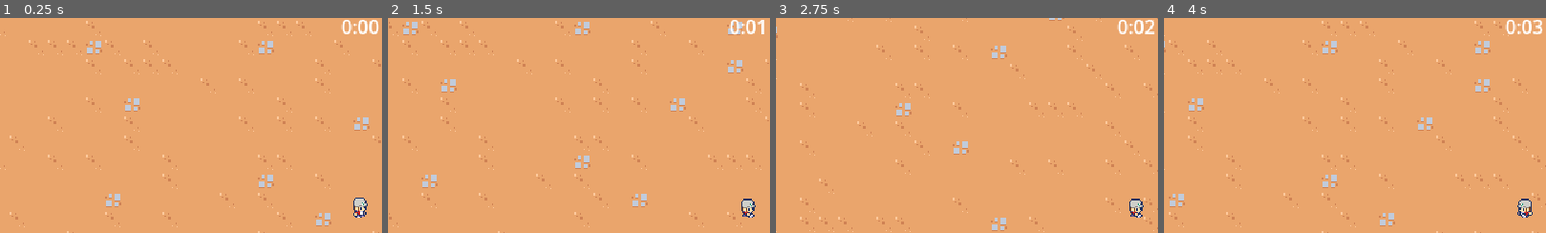
Above: before the commit, frames 1-4 (left to right).
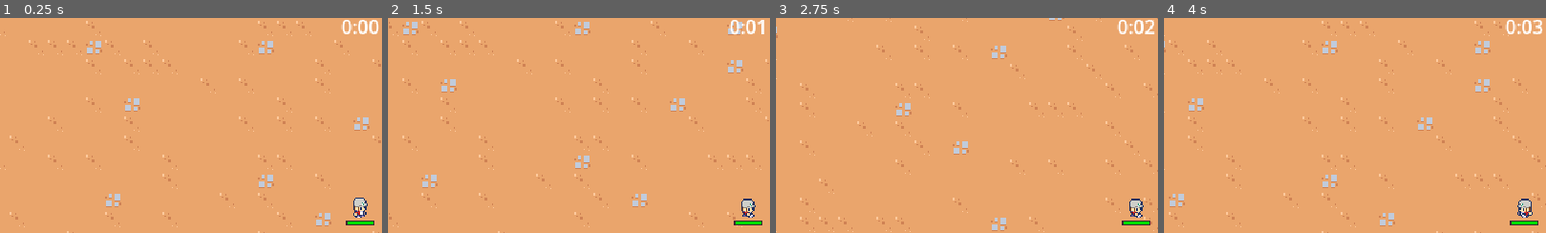
Above: after the commit, the same moments.

Repository: vhtargino/alien-cafe-project
Game: Godot game, scene res://scenes/main/main.tscn
Same seed, same stepped clock (60 frames per second), same inputs: the game is played once before the commit and once after it.
Inputs (mouse positions are % of the whole screen's width and height, from its top left):
- Up to frame 1 (0.25 s): no input
- Up to frame 2 (1.5 s): tap Enter at 0.5 s; move the mouse to (72, 45) at 0.52 s; press the mouse at (72, 45) at 0.53 s; hold D (move_right) 0.53-1.28 s; move the mouse to (30, 55) at 1.27 s; release the mouse at (30, 55) at 1.28 s; hold S (move_down) from 1.28 s (still down); click (30, 55) at 1.35 s
- Up to frame 3 (2.75 s): move the mouse to (60, 28) at 2.02 s; release S (move_down) at 2.03 s; press the mouse at (60, 28) at 2.03 s; hold D (move_right) from 2.03 s (still down)
- Up to frame 4 (4 s): move the mouse to (45, 70) at 2.77 s; release D (move_right) at 2.78 s; release the mouse at (45, 70) at 2.78 s; hold W (move_up) 2.78-3.53 s; click (45, 70) at 2.85 s; move the mouse to (80, 65) at 3.52 s; press the mouse at (80, 65) at 3.53 s; hold A (move_left) from 3.53 s (still down)
The pictures show only the part of the screen within x 3-53%, y 4-54%; the shares and areas given below are measured in that part.

The runs differ from the first frame. In frame 1, 0.2% of the frame differs, in the area x 90-98%, y 94-97%; in frame 2, 0.2%; in frame 3, 0.2%; in frame 4, 0.2%.

Commit message:
Health bar, vitória e game over

Diff:
--- a/project.godot
+++ b/project.godot
@@ -70,6 +70,7 @@
 2d_physics/layer_1="Terrain"
 2d_physics/layer_2="Player"
 2d_physics/layer_3="Enemy"
+2d_physics/layer_4="EnemyCollision"
 2d_physics/layer_5="PlayerPickup"
 
 [rendering]
--- a/scenes/ability/sword_ability_controller/sword_ability_controller.gd
+++ b/scenes/ability/sword_ability_controller/sword_ability_controller.gd
@@ -34,7 +34,8 @@
 	)
 
 	var sword_instance = sword_ability.instantiate() as SwordAbility
-	player.get_parent().add_child(sword_instance)
+	var foreground_layer = get_tree().get_first_node_in_group("foreground_layer")
+	foreground_layer.add_child(sword_instance)
 	sword_instance.hitbox_component.damage = damage
 
 	sword_instance.global_position = enemies[0].global_position
--- a/scenes/component/health_component.gd
+++ b/scenes/component/health_component.gd
@@ -2,6 +2,7 @@
 class_name HealthComponent
 
 signal died
+signal health_changed
 
 @export var max_health: float = 10
 var current_health
@@ -13,7 +14,14 @@
 
 func damage(damage_amount: float):
 	current_health = max(current_health - damage_amount, 0)
+	health_changed.emit()
 	Callable(check_death).call_deferred()
+
+
+func get_health_percent():
+	if max_health <= 0:
+		return 0
+	return min(current_health / max_health, 1)
 
 
 func check_death():
--- a/scenes/component/hitbox_component.tscn
+++ b/scenes/component/hitbox_component.tscn
@@ -3,6 +3,6 @@
 [ext_resource type="Script" uid="uid://bgw8jiu3nobtj" path="res://scenes/component/hitbox_component.gd" id="1_ncncx"]
 
 [node name="HitboxComponent" type="Area2D"]
-collision_layer = 4
+collision_layer = 8
 collision_mask = 0
 script = ExtResource("1_ncncx")
--- a/scenes/component/vial_drop_component.gd
+++ b/scenes/component/vial_drop_component.gd
@@ -21,5 +21,6 @@
 
 	var spawn_position = (owner as Node2D).global_position
 	var vial_instance = vial_scene.instantiate() as Node2D
-	owner.get_parent().add_child(vial_instance)
+	var entities_layer = get_tree().get_first_node_in_group("entities_layer")
+	entities_layer.add_child(vial_instance)
 	vial_instance.global_position = spawn_position
--- a/scenes/game_object/basic_enemy/basic_enemy.tscn
+++ b/scenes/game_object/basic_enemy/basic_enemy.tscn
@@ -13,8 +13,7 @@
 radius = 5.0
 
 [node name="BasicEnemy" type="CharacterBody2D" groups=["enemy"]]
-z_index = 1
-collision_layer = 4
+collision_layer = 12
 collision_mask = 6
 motion_mode = 1
 script = ExtResource("1_4fs2a")
@@ -26,6 +25,7 @@
 
 [node name="HurtboxComponent" parent="." node_paths=PackedStringArray("health_component") instance=ExtResource("4_elloc")]
 unique_name_in_owner = true
+collision_mask = 8
 health_component = NodePath("../HealthComponent")
 
 [node name="CollisionShape2D" type="CollisionShape2D" parent="HurtboxComponent"]
--- a/scenes/game_object/player/player.gd
+++ b/scenes/game_object/player/player.gd
@@ -1,61 +1,103 @@
 extends CharacterBody2D
 
+var horizontal_queue = []
+var vertical_queue = []
+
 var character_speed = 80
-
-#var horizontal_queue = []
-#var vertical_queue = []
+var number_colliding_bodies = 0
 
 @onready var sprite = %PlayerSprite
+@onready var health_component = $HealthComponent
+@onready var damage_interval_timer = $DamageIntervalTimer
+@onready var health_bar = $HealthBar
 
-func _process(_delta: float) -> void:
+
+func _ready():
+	$CollisionArea2D.body_entered.connect(on_body_entered)
+	$CollisionArea2D.body_exited.connect(on_body_exited)
+	damage_interval_timer.timeout.connect(on_damage_interval_timer_timeout)
+	health_component.health_changed.connect(on_health_changed)
+	update_health_display()
+
+
+func _process(_delta: float):
 	var movement_vector = get_movement_vector()
 	velocity = movement_vector.normalized() * character_speed
 	move_and_slide()
 
 
-func get_movement_vector():
-	var x_movement = Input.get_action_strength("move_right") - Input.get_action_strength("move_left")
-	var y_movement = Input.get_action_strength("move_down") - Input.get_action_strength("move_up")
+#func get_movement_vector():
+	#var x_movement = Input.get_action_strength("move_right") - Input.get_action_strength("move_left")
+	#var y_movement = Input.get_action_strength("move_down") - Input.get_action_strength("move_up")
+	#
+	#if Input.is_action_pressed("move_left") or Input.is_action_pressed("move_right") or Input.is_action_pressed("move_up") or Input.is_action_pressed("move_down"):
+		#sprite.play("player_walk")
+	#else:
+		#sprite.play("player_idle")
+		#
+	#if Input.is_action_pressed("move_left"):
+		#sprite.flip_h = true
+	#if Input.is_action_pressed("move_right"):
+		#sprite.flip_h = false
+	#
+	#return Vector2(x_movement, y_movement)
 
-	if Input.is_action_pressed("move_left") or Input.is_action_pressed("move_right") or Input.is_action_pressed("move_up") or Input.is_action_pressed("move_down"):
+
+func update_health_display():
+	health_bar.value = health_component.get_health_percent()
+
+
+func check_deal_damage():
+	if number_colliding_bodies == 0 or not damage_interval_timer.is_stopped():
+		return
+	health_component.damage(1)
+	damage_interval_timer.start()
+	print(health_component.current_health)
+
+
+func on_body_entered(other_body: Node2D):
+	number_colliding_bodies += 1
+	check_deal_damage()
+
+
+func on_body_exited(other_body: Node2D):
+	number_colliding_bodies -= 1
+
+
+func on_damage_interval_timer_timeout():
+	check_deal_damage()
+
+
+func on_health_changed():
+	update_health_display()
+
+
+func get_movement_vector() -> Vector2:
+	# Atualiza filas removendo teclas soltas e adicionando novas pressionadas
+	horizontal_queue = horizontal_queue.filter(Input.is_action_pressed)
+	vertical_queue = vertical_queue.filter(Input.is_action_pressed)
+
+	for action in ["move_right", "move_left"]:
+		if Input.is_action_just_pressed(action):
+			horizontal_queue.append(action)
+
+	for action in ["move_down", "move_up"]:
+		if Input.is_action_just_pressed(action):
+			vertical_queue.append(action)
+
+	if vertical_queue or horizontal_queue:
 		sprite.play("player_walk")
 	else:
 		sprite.play("player_idle")
 
-	if Input.is_action_pressed("move_left"):
+	if horizontal_queue and horizontal_queue[-1] == "move_left":
 		sprite.flip_h = true
-	if Input.is_action_pressed("move_right"):
+	if horizontal_queue and horizontal_queue[-1] == "move_right":
 		sprite.flip_h = false
 
-	return Vector2(x_movement, y_movement)
+	# Define os valores diretamente, eliminando verificações desnecessárias
+	var x_input = 1 if horizontal_queue and horizontal_queue[-1] == "move_right" else -1 if horizontal_queue else 0
+	var y_input = 1 if vertical_queue and vertical_queue[-1] == "move_down" else -1 if vertical_queue else 0
 
 
-#func get_movement_vector() -> Vector2:
-	## Atualiza filas removendo teclas soltas e adicionando novas pressionadas
-	#horizontal_queue = horizontal_queue.filter(Input.is_action_pressed)
-	#vertical_queue = vertical_queue.filter(Input.is_action_pressed)
-#
-	#for action in ["move_right", "move_left"]:
-		#if Input.is_action_just_pressed(action):
-			#horizontal_queue.append(action)
-#
-	#for action in ["move_down", "move_up"]:
-		#if Input.is_action_just_pressed(action):
-			#vertical_queue.append(action)
-#
-	#if vertical_queue or horizontal_queue:
-		#sprite.play("player_walk")
-	#else:
-		#sprite.play("player_idle")
-		#
-	#if horizontal_queue and horizontal_queue[-1] == "move_left":
-		#sprite.flip_h = true
-	#if horizontal_queue and horizontal_queue[-1] == "move_right":
-		#sprite.flip_h = false
-#
-	## Define os valores diretamente, eliminando verificações desnecessárias
-	#var x_input = 1 if horizontal_queue and horizontal_queue[-1] == "move_right" else -1 if horizontal_queue else 0
-	#var y_input = 1 if vertical_queue and vertical_queue[-1] == "move_down" else -1 if vertical_queue else 0
-#
-	#
-	#return Vector2(x_input, y_input)
+	return Vector2(x_input, y_input)
--- a/scenes/game_object/player/player.tscn
+++ b/scenes/game_object/player/player.tscn
@@ -1,32 +1,66 @@
-[gd_scene load_steps=6 format=3 uid="uid://duy34q0exwehe"]
+[gd_scene load_steps=10 format=3 uid="uid://duy34q0exwehe"]
 
 [ext_resource type="Script" uid="uid://dxlfrc1brodwd" path="res://scenes/game_object/player/player.gd" id="1_chboc"]
 [ext_resource type="PackedScene" uid="uid://hhx6iyx5cxh" path="res://scenes/ability/sword_ability_controller/sword_ability_controller.tscn" id="2_h7tiq"]
+[ext_resource type="PackedScene" uid="uid://c6exhv2qdl4nk" path="res://scenes/component/health_component.tscn" id="2_ss5pk"]
 [ext_resource type="SpriteFrames" uid="uid://dagtd40gw1ynx" path="res://resources/main_char_sprites.tres" id="2_vs77x"]
+
+[sub_resource type="StyleBoxFlat" id="StyleBoxFlat_ss5pk"]
+bg_color = Color(0.247059, 0.14902, 0.192157, 1)
+
+[sub_resource type="StyleBoxFlat" id="StyleBoxFlat_tj6oj"]
+bg_color = Color(0, 0.872664, 0, 1)
+border_width_left = 1
+border_width_top = 1
+border_width_right = 1
+border_width_bottom = 1
+border_color = Color(0.247059, 0.14902, 0.192157, 1)
 
 [sub_resource type="CircleShape2D" id="CircleShape2D_s3670"]
 radius = 32.0
+
+[sub_resource type="CircleShape2D" id="CircleShape2D_tj6oj"]
+radius = 7.0
 
 [sub_resource type="CircleShape2D" id="CircleShape2D_5y8wb"]
 radius = 5.0
 
 [node name="Player" type="CharacterBody2D" groups=["player"]]
-z_index = 1
 collision_layer = 2
 collision_mask = 0
 motion_mode = 1
 script = ExtResource("1_chboc")
 
+[node name="HealthComponent" parent="." instance=ExtResource("2_ss5pk")]
+
 [node name="AbilityManager" type="Node" parent="."]
 
 [node name="SwordAbilityController" parent="AbilityManager" instance=ExtResource("2_h7tiq")]
 
-[node name="Area2D" type="Area2D" parent="."]
+[node name="DamageIntervalTimer" type="Timer" parent="."]
+wait_time = 0.5
+one_shot = true
+
+[node name="HealthBar" type="ProgressBar" parent="."]
+custom_minimum_size = Vector2(24, 4)
+offset_left = -12.0
+offset_top = 2.0
+offset_right = 12.0
+offset_bottom = 6.0
+pivot_offset = Vector2(12, 2)
+theme_override_styles/background = SubResource("StyleBoxFlat_ss5pk")
+theme_override_styles/fill = SubResource("StyleBoxFlat_tj6oj")
+max_value = 1.0
+value = 0.5
+show_percentage = false
+
+[node name="PickupArea2D" type="Area2D" parent="."]
+visible = false
 position = Vector2(0, -5)
 collision_layer = 16
 collision_mask = 0
 
-[node name="CollisionShape2D" type="CollisionShape2D" parent="Area2D"]
+[node name="CollisionShape2D" type="CollisionShape2D" parent="PickupArea2D"]
 shape = SubResource("CircleShape2D_s3670")
 
 [node name="PlayerSprite" type="AnimatedSprite2D" parent="."]
@@ -35,7 +69,17 @@
 animation = &"player_walk"
 offset = Vector2(0, -10)
 
+[node name="CollisionArea2D" type="Area2D" parent="."]
+visible = false
+position = Vector2(0, -6)
+collision_layer = 0
+collision_mask = 8
+
+[node name="CollisionShape2D" type="CollisionShape2D" parent="CollisionArea2D"]
+shape = SubResource("CircleShape2D_tj6oj")
+
 [node name="CollisionShape2D" type="CollisionShape2D" parent="."]
+visible = false
 position = Vector2(0, -5)
 shape = SubResource("CircleShape2D_5y8wb")
 
--- /dev/null
+++ b/scenes/main/main.gd
@@ -0,0 +1,13 @@
+extends Node2D
+
+@export var end_screen_scene: PackedScene
+
+
+func _ready():
+	%Player.health_component.died.connect(on_player_died)
+
+
+func on_player_died():
+	var end_screen_instance = end_screen_scene.instantiate()
+	add_child(end_screen_instance)
+	end_screen_instance.set_defeat()
--- a/scenes/main/main.tscn
+++ b/scenes/main/main.tscn
@@ -1,16 +1,19 @@
-[gd_scene load_steps=9 format=4 uid="uid://c6vego054goa6"]
+[gd_scene load_steps=11 format=4 uid="uid://c6vego054goa6"]
 
+[ext_resource type="Script" uid="uid://bpcmci87vc2r8" path="res://scenes/main/main.gd" id="1_b1x3f"]
 [ext_resource type="PackedScene" uid="uid://e4jpc4yocvno" path="res://scenes/manager/enemy_manager/enemy_manager.tscn" id="1_bu345"]
 [ext_resource type="PackedScene" uid="uid://duy34q0exwehe" path="res://scenes/game_object/player/player.tscn" id="1_epw2h"]
 [ext_resource type="TileSet" uid="uid://cjus4s76be4k4" path="res://resources/tileset.tres" id="1_ofl7a"]
 [ext_resource type="PackedScene" uid="uid://om3dwg1ecqln" path="res://scenes/manager/arena_time_manager/arena_time_manager.tscn" id="2_6q06x"]
+[ext_resource type="PackedScene" uid="uid://da6rj72jqwqbt" path="res://scenes/ui/end_screen.tscn" id="2_a8run"]
 [ext_resource type="PackedScene" uid="uid://1kuoy5l1c0be" path="res://scenes/ui/experience_bar.tscn" id="2_hujxm"]
 [ext_resource type="PackedScene" uid="uid://dtlqrknqemekh" path="res://scenes/manager/experience_manager/experience_manager.tscn" id="4_hujxm"]
 [ext_resource type="PackedScene" uid="uid://cgo6p22slx0sn" path="res://scenes/ui/arena_time_ui.tscn" id="4_l3cfh"]
 [ext_resource type="PackedScene" uid="uid://cegr05gx1wvyo" path="res://scenes/manager/upgrade_manager/upgrade_manager.tscn" id="6_yyfjg"]
 
 [node name="Main" type="Node2D"]
-y_sort_enabled = true
+script = ExtResource("1_b1x3f")
+end_screen_scene = ExtResource("2_a8run")
 
 [node name="ArenaTimeUI" parent="." node_paths=PackedStringArray("arena_time_manager") instance=ExtResource("4_l3cfh")]
 arena_time_manager = NodePath("../ArenaTimeManager")
@@ -32,5 +35,11 @@
 tile_map_data = PackedByteArray("AAAtABcAAAAAAAQAAAAtABYAAAAAAAQAAAAtABUAAAAAAAQAAAAtABQAAAAAAAQAAAAtABMAAAABAAQAAAAtAB …(174512 unchanged characters)…
 tile_set = ExtResource("1_ofl7a")
 
-[node name="Player" parent="." instance=ExtResource("1_epw2h")]
+[node name="Entities" type="Node2D" parent="." groups=["entities_layer"]]
+y_sort_enabled = true
+
+[node name="Player" parent="Entities" instance=ExtResource("1_epw2h")]
+unique_name_in_owner = true
 position = Vector2(1000, 729)
+
+[node name="Foreground" type="Node2D" parent="." groups=["foreground_layer"]]
--- a/scenes/manager/arena_time_manager/arena_time_manager.gd
+++ b/scenes/manager/arena_time_manager/arena_time_manager.gd
@@ -1,7 +1,18 @@
 extends Node
+
+@export var end_screen_scene: PackedScene
 
 @onready var timer = $Timer
 
 
+func _ready():
+	timer.timeout.connect(on_timer_timeout)
+
+
 func get_time_elapsed():
 	return timer.wait_time - timer.time_left
+
+
+func on_timer_timeout():
+	var end_screen_instance = end_screen_scene.instantiate()
+	add_child(end_screen_instance)
--- a/scenes/manager/arena_time_manager/arena_time_manager.tscn
+++ b/scenes/manager/arena_time_manager/arena_time_manager.tscn
@@ -1,11 +1,13 @@
-[gd_scene load_steps=2 format=3 uid="uid://om3dwg1ecqln"]
+[gd_scene load_steps=3 format=3 uid="uid://om3dwg1ecqln"]
 
 [ext_resource type="Script" uid="uid://bbfutfs4fsllj" path="res://scenes/manager/arena_time_manager/arena_time_manager.gd" id="1_h76kk"]
+[ext_resource type="PackedScene" uid="uid://da6rj72jqwqbt" path="res://scenes/ui/end_screen.tscn" id="2_vt4lv"]
 
 [node name="ArenaTimeManager" type="Node"]
 script = ExtResource("1_h76kk")
+end_screen_scene = ExtResource("2_vt4lv")
 
 [node name="Timer" type="Timer" parent="."]
-wait_time = 600.0
+wait_time = 60.0
 one_shot = true
 autostart = true
--- a/scenes/manager/enemy_manager/enemy_manager.gd
+++ b/scenes/manager/enemy_manager/enemy_manager.gd
@@ -3,6 +3,7 @@
 const SPAWN_RADIUS = 330
 
 @export var basic_enemy_scene: PackedScene
+
 
 func _ready() -> void:
 	$Timer.timeout.connect(on_timer_timeout)
@@ -17,5 +18,6 @@
 	var spawn_position = player.global_position + (random_direction * SPAWN_RADIUS)
 
 	var enemy = basic_enemy_scene.instantiate() as Node2D
-	get_parent().add_child(enemy)
+	var entities_layer = get_tree().get_first_node_in_group("entities_layer")
+	entities_layer.add_child(enemy)
 	enemy.global_position = spawn_position
--- /dev/null
+++ b/scenes/ui/end_screen.gd
@@ -0,0 +1,21 @@
+extends CanvasLayer
+
+
+func _ready():
+	get_tree().paused = true
+	%RestartButton.pressed.connect(on_restart_button_pressed)
+	%QuitButton.pressed.connect(on_quit_button_pressed)
+
+
+func set_defeat():
+	%TitleLabel.text = "Defeat"
+	%DescriptionLabel.text = "You lost!"
+
+
+func on_restart_button_pressed():
+	get_tree().paused = false
+	get_tree().change_scene_to_file("res://scenes/main/main.tscn")
+
+
+func on_quit_button_pressed():
+	get_tree().quit()
--- /dev/null
+++ b/scenes/ui/end_screen.tscn
@@ -0,0 +1,52 @@
+[gd_scene load_steps=2 format=3 uid="uid://da6rj72jqwqbt"]
+
+[ext_resource type="Script" uid="uid://dqwgqfvs8xsof" path="res://scenes/ui/end_screen.gd" id="1_4ttpn"]
+
+[node name="EndScreen" type="CanvasLayer"]
+process_mode = 3
+script = ExtResource("1_4ttpn")
+
+[node name="MarginContainer" type="MarginContainer" parent="."]
+anchors_preset = 15
+anchor_right = 1.0
+anchor_bottom = 1.0
+grow_horizontal = 2
+grow_vertical = 2
+
+[node name="PanelContainer" type="PanelContainer" parent="MarginContainer"]
+layout_mode = 2
+size_flags_horizontal = 4
+size_flags_vertical = 4
+
+[node name="MarginContainer" type="MarginContainer" parent="MarginContainer/PanelContainer"]
+custom_minimum_size = Vector2(180, 0)
+layout_mode = 2
+theme_override_constants/margin_left = 8
+theme_override_constants/margin_top = 8
+theme_override_constants/margin_right = 8
+theme_override_constants/margin_bottom = 8
+
+[node name="VBoxContainer" type="VBoxContainer" parent="MarginContainer/PanelContainer/MarginContainer"]
+layout_mode = 2
+
+[node name="TitleLabel" type="Label" parent="MarginContainer/PanelContainer/MarginContainer/VBoxContainer"]
+unique_name_in_owner = true
+layout_mode = 2
+text = "Victory"
+horizontal_alignment = 1
+
+[node name="DescriptionLabel" type="Label" parent="MarginContainer/PanelContainer/MarginContainer/VBoxContainer"]
+unique_name_in_owner = true
+layout_mode = 2
+text = "You won!"
+horizontal_alignment = 1
+
+[node name="RestartButton" type="Button" parent="MarginContainer/PanelContainer/MarginContainer/VBoxContainer"]
+unique_name_in_owner = true
+layout_mode = 2
+text = "Restart"
+
+[node name="QuitButton" type="Button" parent="MarginContainer/PanelContainer/MarginContainer/VBoxContainer"]
+unique_name_in_owner = true
+layout_mode = 2
+text = "Quit"
Not shown, added: scenes/main/main.gd.uid
Not shown, added: scenes/ui/end_screen.gd.uid
